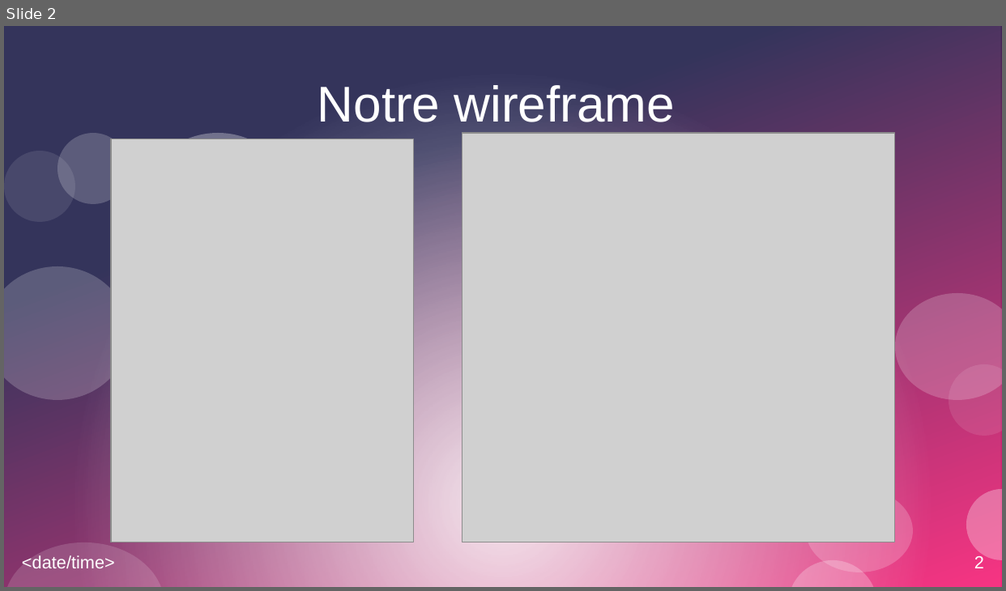
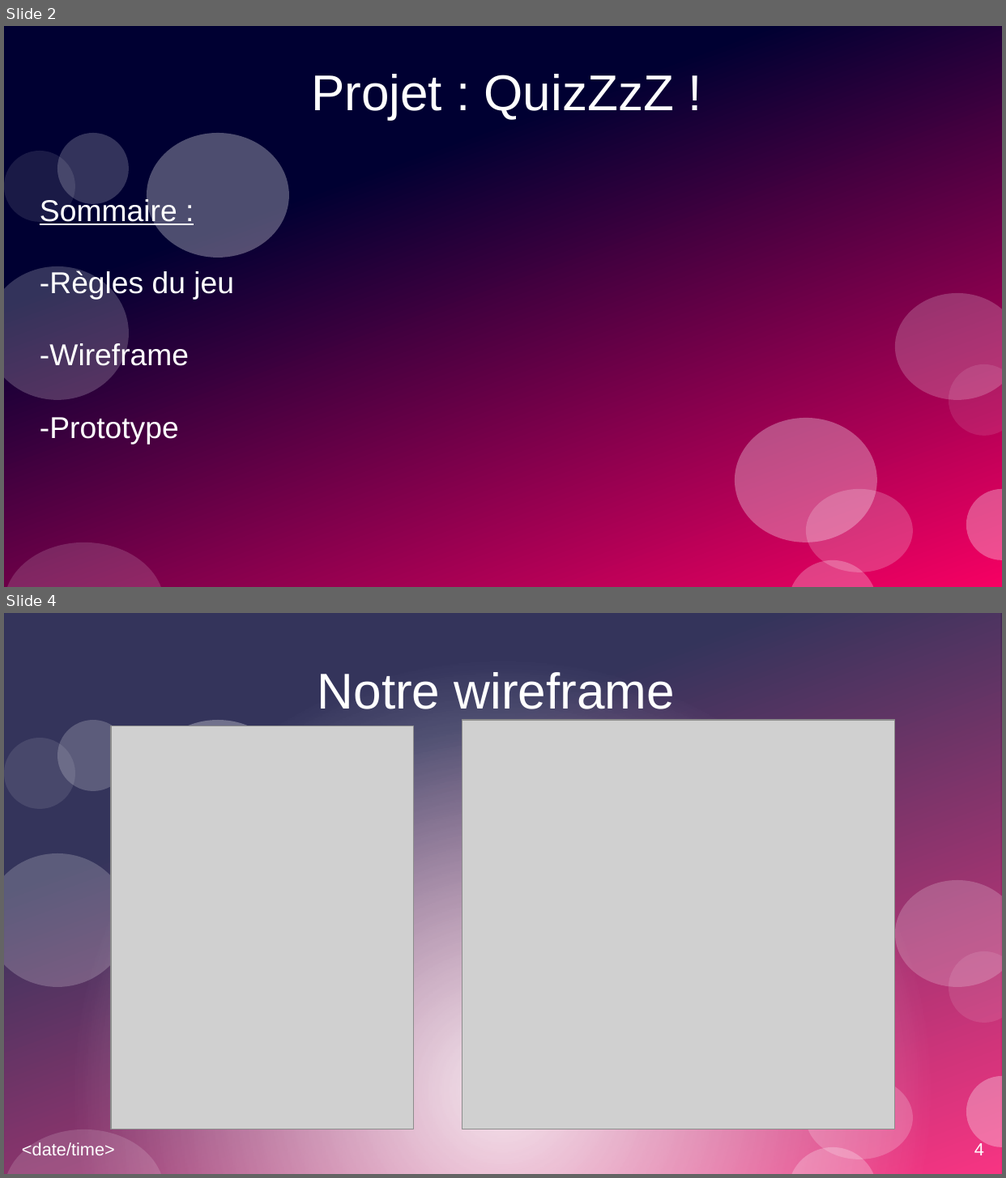
Before and after one commit to RomainVarra/QuizZzZ, a slide deck: Public/Maquettes/Diapos QuizZzZ !.odp. Shown one above the other, each under a label of ours: slide 2 before the commit, slides 2 and 4 after it; the slides between them are not shown. The pictures are 1006x591 and 1006x1178 pixels, drawn with LibreOffice and Linux fonts; fonts in the diff are those of the drawing; grey boxes stand for pictures. Boxes give left, top, right and bottom in pixels: in the first picture for what was removed or moved away, otherwise in the second. Text is boxed around its words. In the diff, an @@ line names an element or a change of style, - is before the commit and + after.

```diff
--- a/Public/Maquettes/Diapos QuizZzZ !.odp
+++ b/Public/Maquettes/Diapos QuizZzZ !.odp
@@ slide 2 added at [4,26,1002,587], background #FFFFFF; not listed: 11 template elements that a slide beside it also shows @@
@@ title added at [311,74,674,119], 40 pt, text #FFFFFF @@
+Projet : QuizZzZ !
@@ ellipse added at [147,133,288,258], fill #FFFFFF at 30% opacity @@
@@ subtitle added at [40,197,234,445], 24 pt, text #FFFFFF @@
+Sommaire :
+-Règles du jeu
+-Wireframe
+-Prototype
@@ what was slide 2 is now slide 4 @@
@@ page number at [974,1142,984,1156]: text changed @@
-2
+4
```
Also in this commit, not shown: 2 slides changed, 1 other file.
